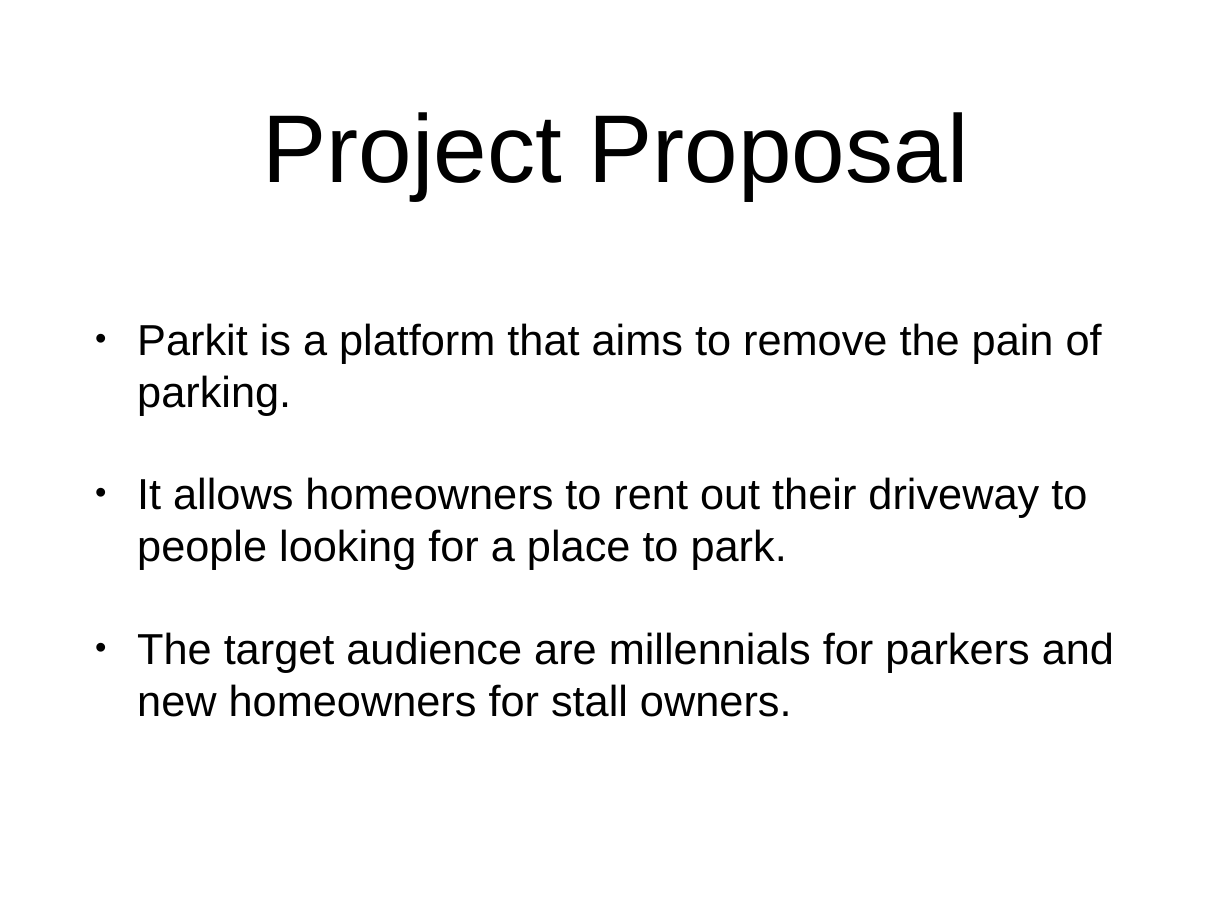
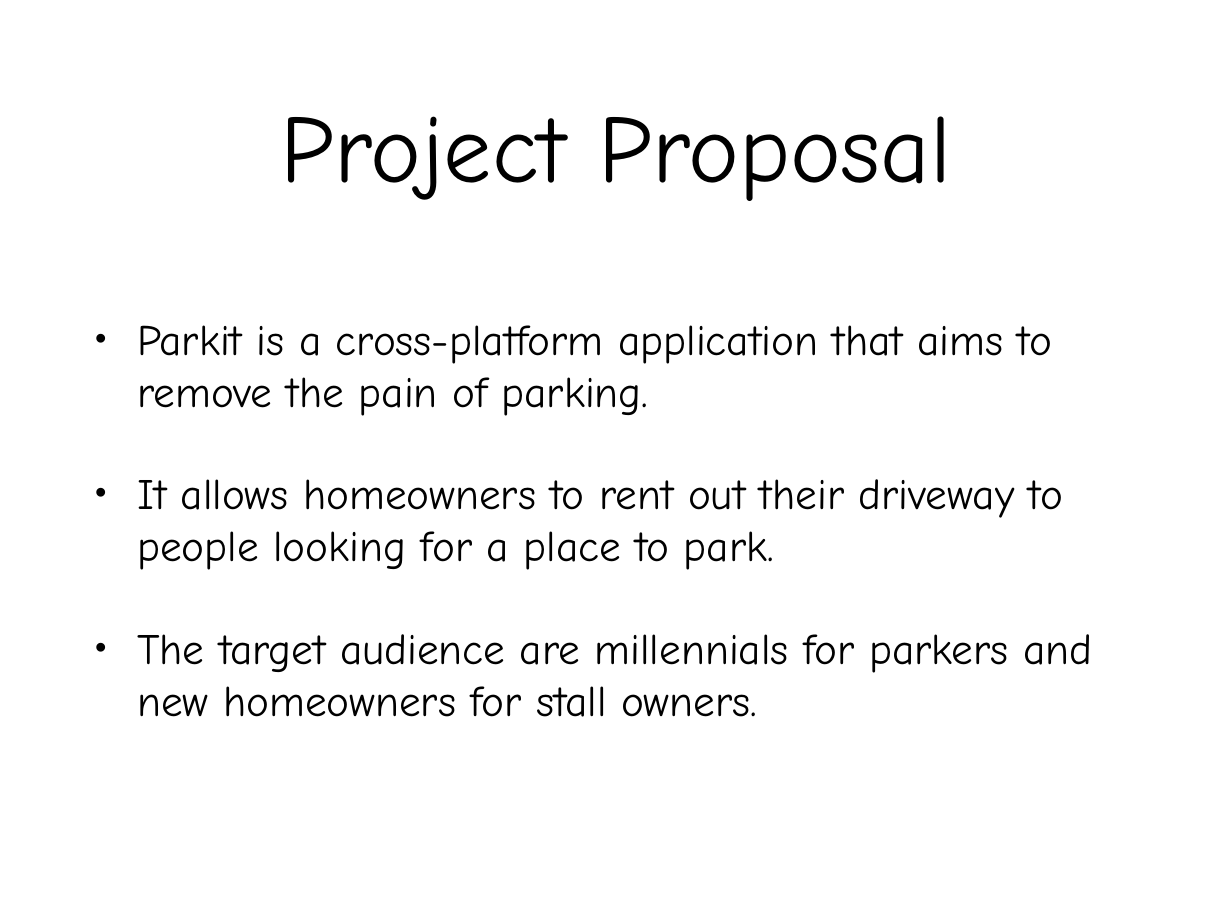
Before and after one commit to Tohoma/Parkit, a slide deck: slide 2 of docs/PARKIT Powerpoint.pptx. Drawn at 1232x924 pixels with LibreOffice and Linux fonts; fonts in the diff are those of the drawing. Boxes give left, top, right and bottom in pixels: in the first picture for what was removed or moved away, otherwise in the second. Text is boxed around its words. In the diff, an @@ line names an element or a change of style, - is before the commit and + after.

```diff
--- a/docs/PARKIT Powerpoint.pptx
+++ b/docs/PARKIT Powerpoint.pptx
@@ title "Project Proposal" at <box>280,116,951,201</box>: font Arial to Comic Neue @@
@@ text at <box>137,325,1052,416</box>: text changed; font Arial to Comic Neue @@
-• Parkit is a platform that aims to remove the pain of parking.
+• Parkit is a cross-platform application that aims to remove the pain of parking.
@@ text at <box>137,479,1092,717</box>: font Arial to Comic Neue in "It allows homeowners to rent out their ...", "The target audience are millennials for parkers ..." @@
```
Also in this commit, not shown: 7 other slides changed, 1 slide added, 5 other files.
